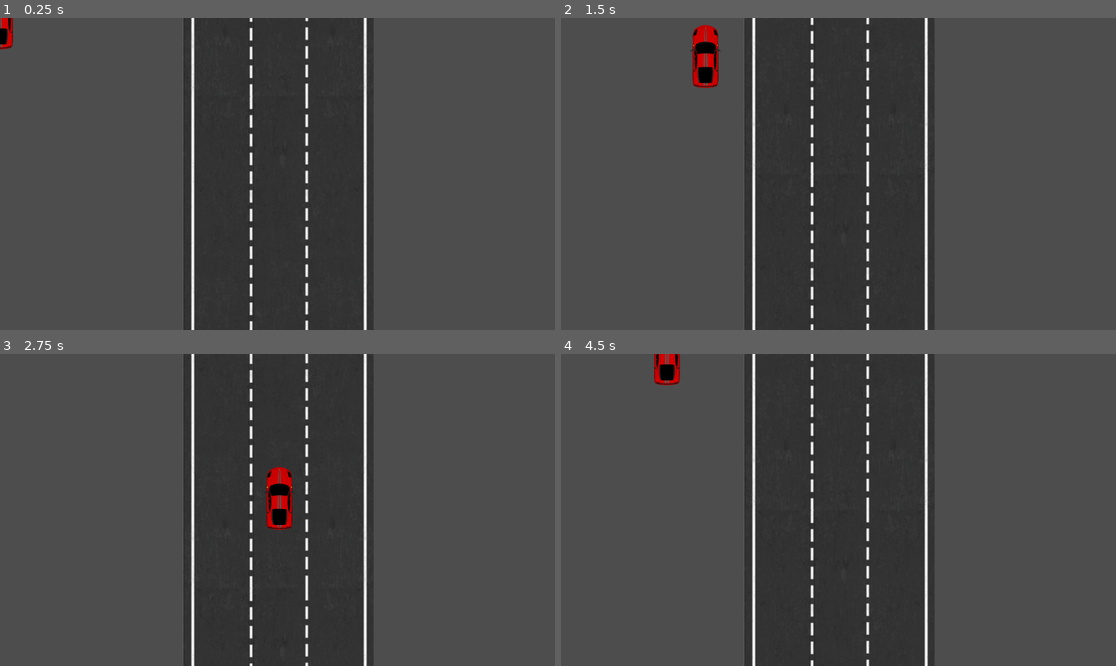
Above: before the commit, frames 1-4 (two rows, left to right).
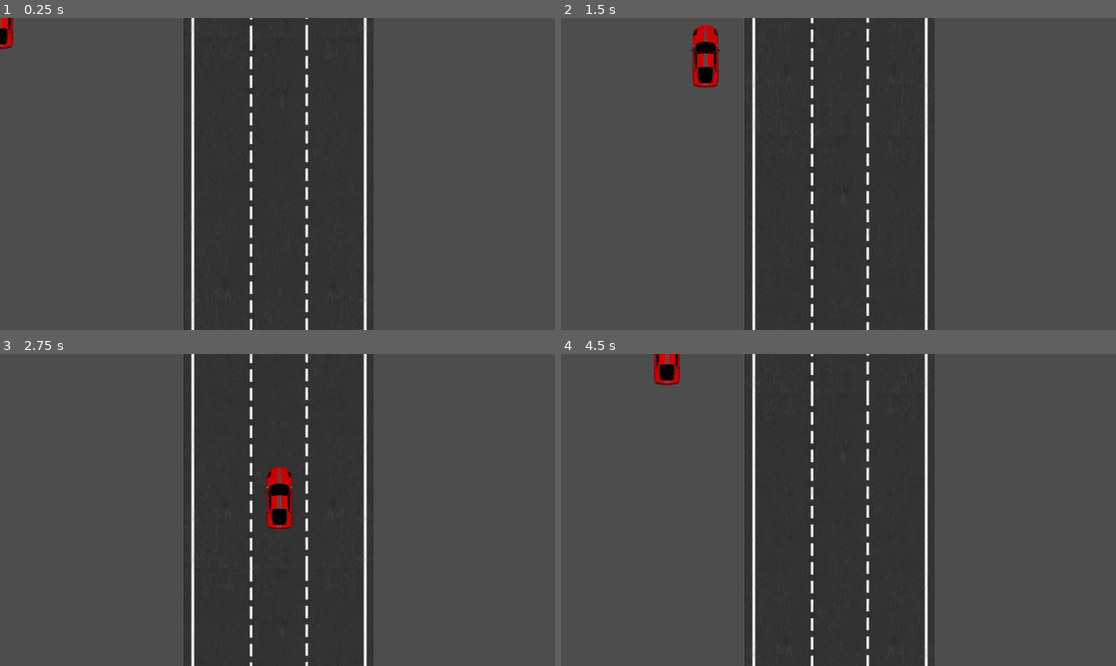
Above: after the commit, the same moments.

Repository: Culn/RoadrageTHEGAME
Game: Godot game, scene res://Background.tscn
Same seed, same stepped clock (60 frames per second), same inputs: the game is played once before the commit and once after it. This scene is started directly instead of the project's main scene.
Inputs:
- Up to frame 1 (0.25 s): no input
- Up to frame 2 (1.5 s): hold D (move_right) 0.53-1.28 s; hold S (move_down) from 1.28 s (still down)
- Up to frame 3 (2.75 s): release S (move_down) at 2.03 s; hold D (move_right) from 2.03 s (still down)
- Up to frame 4 (4.5 s): release D (move_right) at 2.78 s; hold W (move_up) 2.78-3.53 s; hold A (move_left) from 3.53 s (still down)

The runs differ from the first frame. In frame 1, 0.5% of the frame differs, in the area x 34-66%, y 0-98%; in frame 2, 0.4%; in frame 3, 0.2%; in frame 4, 0.8%, in the area x 34-66%, y 0-99%.

Commit message:
Begyndelse af markerpos

Diff:
--- a/road-endangerment-the-game/Background.tscn
+++ b/road-endangerment-the-game/Background.tscn
@@ -1,7 +1,8 @@
-[gd_scene load_steps=7 format=3 uid="uid://kr6r18ep4ivf"]
+[gd_scene load_steps=8 format=3 uid="uid://kr6r18ep4ivf"]
 
 [ext_resource type="Texture2D" uid="uid://b28yn2egl0xd3" path="res://3laneroad.png" id="1_1wyx0"]
 [ext_resource type="Shader" path="res://scrollingroad.gdshader" id="1_hv1hj"]
+[ext_resource type="Script" path="res://background.gd" id="2_ao6e6"]
 [ext_resource type="AudioStream" uid="uid://dn5x70fvk1nq6" path="res://Chasing the Wind _ Metal Gear Rising_ Revengeance Soundtrack.mp3" id="3_kjqic"]
 [ext_resource type="PackedScene" uid="uid://d1lsuqxqrk5uc" path="res://PlayerCar.tscn" id="4_2xwmb"]
 
@@ -20,6 +21,7 @@
 anchor_bottom = 1.0
 grow_horizontal = 2
 grow_vertical = 2
+script = ExtResource("2_ao6e6")
 
 [node name="TextureRect" type="TextureRect" parent="."]
 texture_repeat = 2
@@ -41,3 +43,6 @@
 volume_db = -0.5
 
 [node name="Area2D" parent="." instance=ExtResource("4_2xwmb")]
+
+[node name="Marker2D" type="Marker2D" parent="."]
+position = Vector2(580, 560)
--- a/road-endangerment-the-game/PlayerCar.tscn
+++ b/road-endangerment-the-game/PlayerCar.tscn
@@ -7,7 +7,7 @@
 radius = 27.0
 height = 129.0
 
-[node name="Area2D" type="Area2D"]
+[node name="Player" type="Area2D"]
 script = ExtResource("1_aws38")
 metadata/_edit_group_ = true
 
--- /dev/null
+++ b/road-endangerment-the-game/background.gd
@@ -0,0 +1,14 @@
+extends Control
+
+
+# Called when the node enters the scene tree for the first time.
+func _ready() -> void:
+	pass # Replace with function body.
+
+
+# Called every frame. 'delta' is the elapsed time since the previous frame.
+func _process(delta: float) -> void:
+	pass
+
+func new_game():
+	$Player.start($startposition.position)
--- a/road-endangerment-the-game/player_car_movement.gd
+++ b/road-endangerment-the-game/player_car_movement.gd
@@ -27,3 +27,8 @@
 
 	position += velocity * delta
 	position = position.clamp(Vector2.ZERO, screen_size)
+
+func start(pos):
+	position = pos
+	show()
+	$CollisionShape2D.disabled = false
--- a/road-endangerment-the-game/scrollingroad.gdshader
+++ b/road-endangerment-the-game/scrollingroad.gdshader
@@ -1,5 +1,5 @@
 shader_type canvas_item;
 
 void vertex() {
-	UV.y -= TIME;
+	UV.y -= TIME * 0.25;
 }
